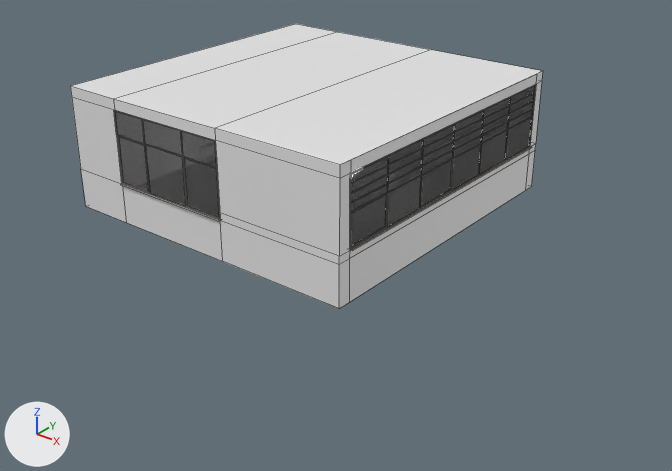
Two versions of the Blender file blend/Room_Basic_2_WoodFloor_2.blend, one commit apart.
Both versions are drawn from a 50 mm lens placed at (36.8, -41.2, 24.7), pointed at (3.4, 0.6, -1.2). Lighting does not change. The marker at lower left points along +X, +Y and +Z. Mesh edges are drawn as thin lines.

The first picture shows 'Cube', 'Cube.002', 'Window.001', 'Window.002'.
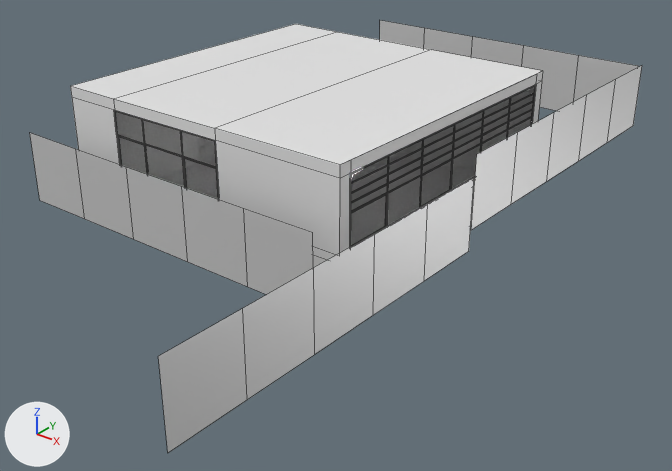
The newer file is also rescaled (x0.602), turned or shifted as a whole; pictures and numbers use the older file's frame.

What changed in the scene script:
```text
Add mat_material:
    mat_material = bpy.data.materials.new('Material')
    # nodes: BsdfAnisotropic, BsdfDiffuse, MixShader, OutputMaterial
Add me_plane:
    me_plane.from_pydata(...)  # 20 vertices, 5 faces; spans x -6.26..7.62, y 7.96, z 1.07..3.84
    me_plane.materials.append(mat_material)  # its picture is missing
Add me_plane_001:
    me_plane_001.from_pydata(...)  # 20 vertices, 5 faces; spans x 7.72, y -5.73..8.15, z 1.07..3.84
    me_plane_001.materials.append(mat_material)  # its picture is missing
Add me_plane_002:
    me_plane_002.from_pydata(...)  # 20 vertices, 5 faces; spans x -7.6..6.27, y -12.44, z 0.28..3.06
    me_plane_002.materials.append(mat_material)  # its picture is missing
Add me_plane_003:
    me_plane_003.from_pydata(...)  # 20 vertices, 5 faces; spans x 7.72, y -19.67..-5.8, z 0.28..3.06
    me_plane_003.materials.append(mat_material)  # its picture is missing
Add ob_plane:
    ob_plane = bpy.data.objects.new('Plane', me_plane)
    ob_plane.location = (0.0, 10.68, 0.0)
    ob_plane.scale = (1.66, 1.66, 1.66)
Add ob_plane_001:
    ob_plane_001 = bpy.data.objects.new('Plane.001', me_plane_001)
    ob_plane_001.location = (0.0, 10.68, 0.0)
    ob_plane_001.scale = (1.66, 1.66, 1.66)
Add ob_plane_002:
    ob_plane_002 = bpy.data.objects.new('Plane.002', me_plane_002)
    ob_plane_002.location = (0.0, 10.68, 0.0)
    ob_plane_002.scale = (1.66, 1.66, 1.66)
Add ob_plane_003:
    ob_plane_003 = bpy.data.objects.new('Plane.003', me_plane_003)
    ob_plane_003.location = (0.0, 10.68, 0.0)
    ob_plane_003.scale = (1.66, 1.66, 1.66)
```

Location of each change, (x1, y1, x2, y2) in pixels of the pictures (672 x 471 px):
'Plane.003', added
    after: (158, 177, 474, 453)
'Plane.002', added
    after: (30, 133, 313, 295)
'Plane.001', added
    after: (471, 66, 642, 230)
'Plane', added
    after: (380, 20, 638, 111)
